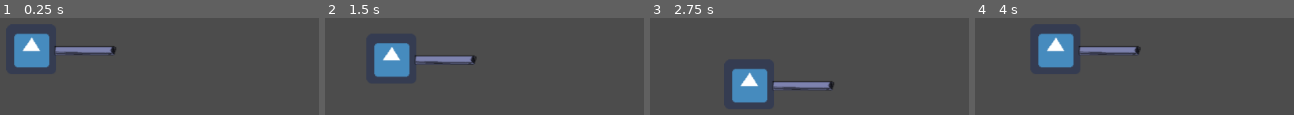
Above: before the commit, frames 1-4 (left to right).
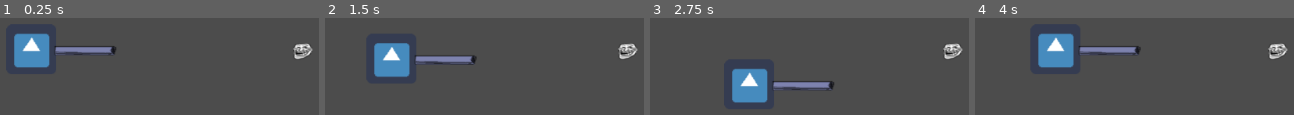
Above: after the commit, the same moments.

Repository: Sasti/gameoff2018RhythmShooter
Game: Godot game, scene res://LevelTemplate.tscn
Two runs of this game, one before a commit and one after it. Both use one fixed random seed, a clock stepped at 60 frames per second and the inputs below. The engine's default icon, where the game draws it, is replaced by a stand-in: a white triangle on a blue panel in a dark square.
Inputs:
- Up to frame 1 (0.25 s): no input
- Up to frame 2 (1.5 s): tap Enter at 0.5 s; hold Right (ui_right) 0.53-1.28 s; hold Down (ui_down) from 1.28 s (still down)
- Up to frame 3 (2.75 s): release Down (ui_down) at 2.03 s; hold Right (ui_right) from 2.03 s (still down)
- Up to frame 4 (4 s): release Right (ui_right) at 2.78 s; hold Up (ui_up) 2.78-3.53 s; hold Left (ui_left) from 3.53 s (still down)

The runs differ from the first frame. In frame 1, 0.7% of the frame differs, in the area x 91-99%, y 25-43%; in frame 2, 0.7%; in frame 3, 0.7%; in frame 4, 0.7%.

Commit message:
Add collision areas to player shot and mob

Diff:
--- /dev/null
+++ b/LegacyTraveler/DummyMob.gd
@@ -0,0 +1,18 @@
+extends RigidBody2D
+
+# class member variables go here, for example:
+# var a = 2
+# var b = "textvar"
+
+func _ready():
+	# Called when the node is added to the scene for the first time.
+	# Initialization here
+	$MobHitArea.connect('area_entered', self, 'hit')
+
+#func _process(delta):
+#	# Called every frame. Delta is time since last frame.
+#	# Update game logic here.
+#	pass
+
+func hit():
+	queue_free()
--- a/LegacyTraveler/LevelTemplate.tscn
+++ b/LegacyTraveler/LevelTemplate.tscn
@@ -1,6 +1,22 @@
-[gd_scene load_steps=2 format=2]
+[gd_scene load_steps=6 format=2]
 
 [ext_resource path="res://Traveler.tscn" type="PackedScene" id=1]
+[ext_resource path="res://DummyMob.gd" type="Script" id=2]
+[ext_resource path="res://sprites/troll-1414023002.png" type="Texture" id=3]
+
+[sub_resource type="SpriteFrames" id=1]
+
+animations = [ {
+"frames": [ ExtResource( 3 ) ],
+"loop": true,
+"name": "default",
+"speed": 5.0
+} ]
+
+[sub_resource type="CircleShape2D" id=2]
+
+custom_solver_bias = 0.0
+radius = 10.0
 
 [node name="Root" type="Node" index="0"]
 
@@ -35,12 +51,12 @@
 position = Vector2( 840.997, 242.659 )
 input_pickable = false
 collision_layer = 1
-collision_mask = 1
+collision_mask = 0
 mode = 0
 mass = 1.0
 friction = 1.0
 bounce = 0.0
-gravity_scale = 1.0
+gravity_scale = 0.0
 custom_integrator = false
 continuous_cd = 0
 contacts_reported = 0
@@ -51,15 +67,37 @@
 linear_damp = -1.0
 angular_velocity = 0.0
 angular_damp = -1.0
+script = ExtResource( 2 )
+_sections_unfolded = [ "Collision" ]
 
 [node name="AnimatedSprite" type="AnimatedSprite" parent="Gameworld/DummyMob" index="0"]
 
+frames = SubResource( 1 )
 animation = "default"
 
-[node name="CollisionShape2D" type="CollisionShape2D" parent="Gameworld/DummyMob" index="1"]
+[node name="MobHitArea" type="Area2D" parent="Gameworld/DummyMob" index="1"]
+
+position = Vector2( -0.218942, -0.0547333 )
+rotation = 1.5708
+scale = Vector2( 0.995789, 1.26589 )
+input_pickable = true
+gravity_vec = Vector2( 0, 1 )
+gravity = 98.0
+linear_damp = 0.1
+angular_damp = 1.0
+audio_bus_override = false
+audio_bus_name = "Master"
+
+[node name="CollisionShape2D" type="CollisionShape2D" parent="Gameworld/DummyMob/MobHitArea" index="0"]
+
+scale = Vector2( 1, 1 )
+shape = SubResource( 2 )
+_sections_unfolded = [ "Transform" ]
 
 [node name="VisibilityNotifier2D" type="VisibilityNotifier2D" parent="Gameworld/DummyMob" index="2"]
 
+position = Vector2( -0.0158039, 0.124878 )
+scale = Vector2( 1.12233, 1.01249 )
 rect = Rect2( -10, -10, 20, 20 )
 
 [node name="UI-Overlay" type="CanvasLayer" parent="." index="2"]
--- a/LegacyTraveler/PlayerShot.tscn
+++ b/LegacyTraveler/PlayerShot.tscn
@@ -14,6 +14,11 @@
 } ]
 _sections_unfolded = [ "Resource" ]
 
+[sub_resource type="CircleShape2D" id=2]
+
+custom_solver_bias = 0.0
+radius = 10.0
+
 [node name="PlayerShot" type="AnimatedSprite"]
 
 scale = Vector2( 0.5, 0.5 )
@@ -22,3 +27,19 @@
 playing = true
 script = ExtResource( 3 )
 _sections_unfolded = [ "Transform", "Z Index" ]
+
+[node name="PlayerShotHitArea" type="Area2D" parent="." index="0"]
+
+input_pickable = true
+gravity_vec = Vector2( 0, 1 )
+gravity = 98.0
+linear_damp = 0.1
+angular_damp = 1.0
+audio_bus_override = false
+audio_bus_name = "Master"
+
+[node name="CollisionShape2D" type="CollisionShape2D" parent="PlayerShotHitArea" index="0"]
+
+position = Vector2( 0.388254, 0.298213 )
+scale = Vector2( 0.673443, 0.679752 )
+shape = SubResource( 2 )
Not shown: 1 places in LegacyTraveler/PlayerShot.tscn that only renumber resources
Binary file added: LegacyTraveler/sprites/troll-1414023002.png
Not shown, added: LegacyTraveler/sprites/troll-1414023002.png.import
